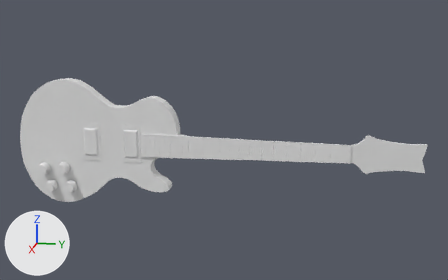
One commit to the Blender file Les Paul.blend: the scene before it, then after it.
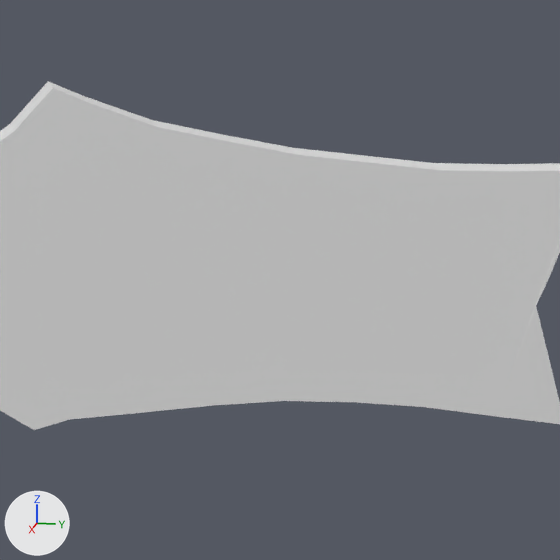
The first picture shows the older version from a camera (50 mm lens) standing at (11.45, 2.07, 2.37) and looking at (2.64, 0.31, 0.16). The close-ups show both versions on the part from 81% to 95% of the width and 45% to 67% of the height of that picture; other places that the commit changed are outside them. Every picture has the same lights, and +X, +Y and +Z are marked at lower left.

Names of what the first close-up shows: 'braço'.
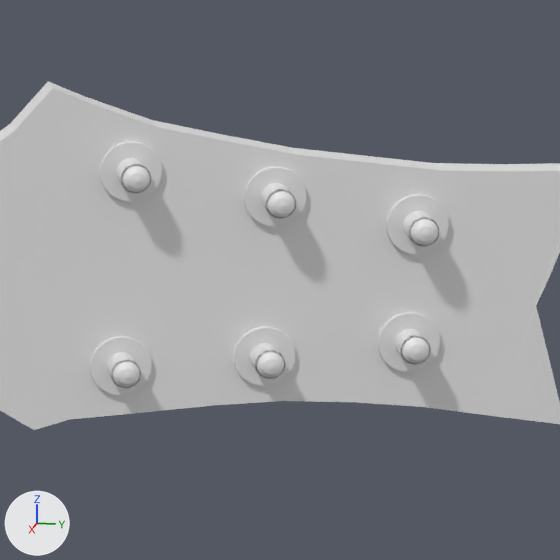
Boxes (x1, y1, x2, y2) around the edits, measured in the close-ups (560 x 560 px):
'Pinos de ecaixe de corda', added: after (90, 141, 449, 395)

Diff of the bpy script that builds the scene:
```diff
--- a/Les Paul.blend.py
+++ b/Les Paul.blend.py
@@ me_cylinder_017 @@
+me_cylinder_017.from_pydata(...)  # 1536 vertices, 1356 faces; spans x -7.7..1.0, y -1.06..10.39, z -1.0..0.68
@@ ob_pinos_de_ecaixe_de_corda @@
+ob_pinos_de_ecaixe_de_corda = bpy.data.objects.new('Pinos de ecaixe de corda', me_cylinder_017)
+ob_pinos_de_ecaixe_de_corda.location = (2.67, 2.524, -0.124)
+ob_pinos_de_ecaixe_de_corda.rotation_euler = (-0.131, 1.571, 0.0)  # degrees (-7.5, 90, 0)
+ob_pinos_de_ecaixe_de_corda.scale = (0.0479, 0.0479, 0.0479)
```
